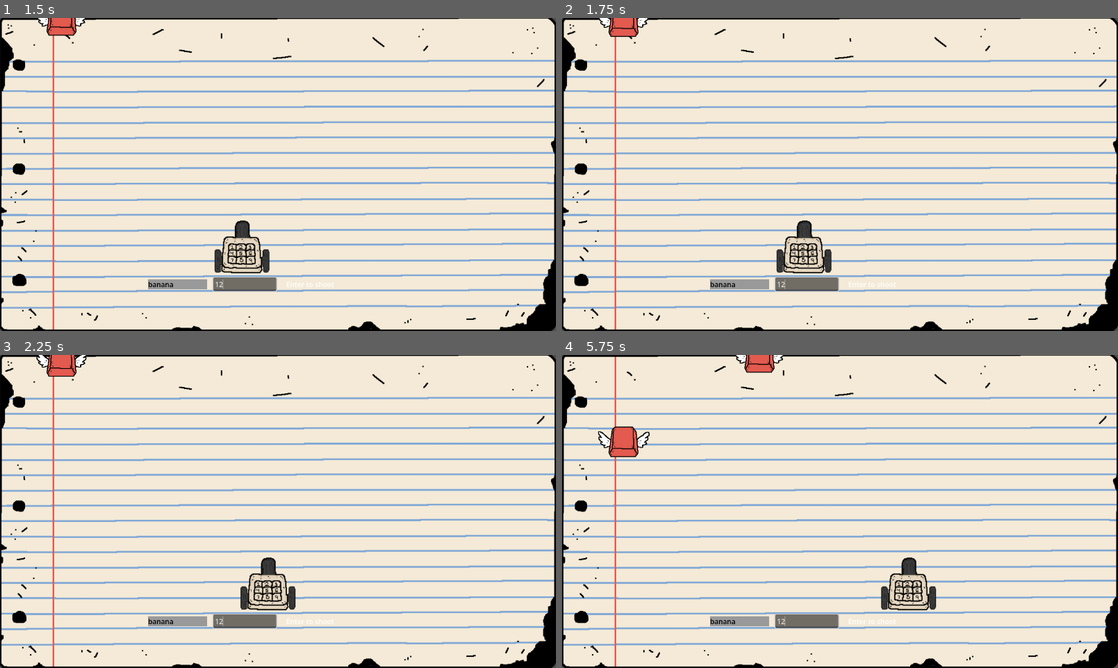
Above: before the commit, frames 1-4 (two rows, left to right).
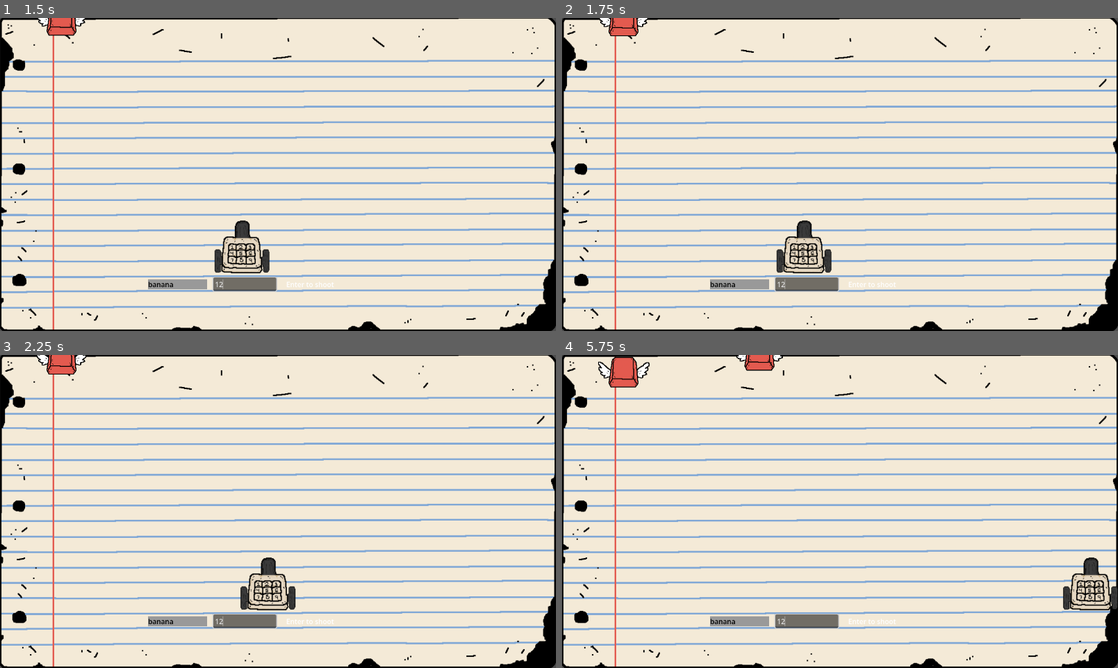
Above: after the commit, the same moments.

Repository: Jsalazar68/3390_project3
Game: Godot game, scene res://scenes/main_menu/Menu.tscn
Same seed, same stepped clock (60 frames per second), same inputs: the game is played once before the commit and once after it.
Inputs (mouse positions are in pixels of both pictures, inside the frame that each line leads up to):
- Up to frame 1 (1.5 s): click "START" at 0.5 s; click (244, 284) at 1.27 s; type "12" at 1.35 s
- Up to frame 2 (1.75 s): no input
- Up to frame 3 (2.25 s): tap Enter (ui_accept) at 2 s; hold Right (ui_right) from 2.03 s (still down)
- Up to frame 4 (5.75 s): tap Enter (ui_accept) at 2.27, 3.02, 4.52, 5.27 s; release Right (ui_right) at 3.53 s; hold Left (ui_left) 3.53-4.28 s; hold Right (ui_right) from 4.28 s (still down)

Frame 1 is identical in both runs. In frame 2, 0.1% of the frame differs, in the area x 6-16%, y 0-7%; in frame 3, 0.2%; in frame 4, 3.3%, in the area x 6-100%, y 0-82%.

Commit message:
fixed the player x pos, so it can go from 0 to 1280, full screen. and fixed the difficulty timer, from 1 to 4 seconds

Diff:
--- a/scenes/game/Game.tscn
+++ b/scenes/game/Game.tscn
@@ -153,6 +153,7 @@
 wait_time = 5.0
 
 [node name="DifficultyTimer" type="Timer" parent="." unique_id=1922480370]
+wait_time = 4.0
 autostart = true
 
 [node name="CanvasLayer" type="CanvasLayer" parent="." unique_id=244474795]
--- a/scripts/gameplay/player.gd
+++ b/scripts/gameplay/player.gd
@@ -5,7 +5,7 @@
 const JUMP_VELOCITY = -400.0
 
 @export var min_x = 0
-@export var max_x = 800
+@export var max_x = 1280
 
 func _ready():
 	fixed_y = position.y
